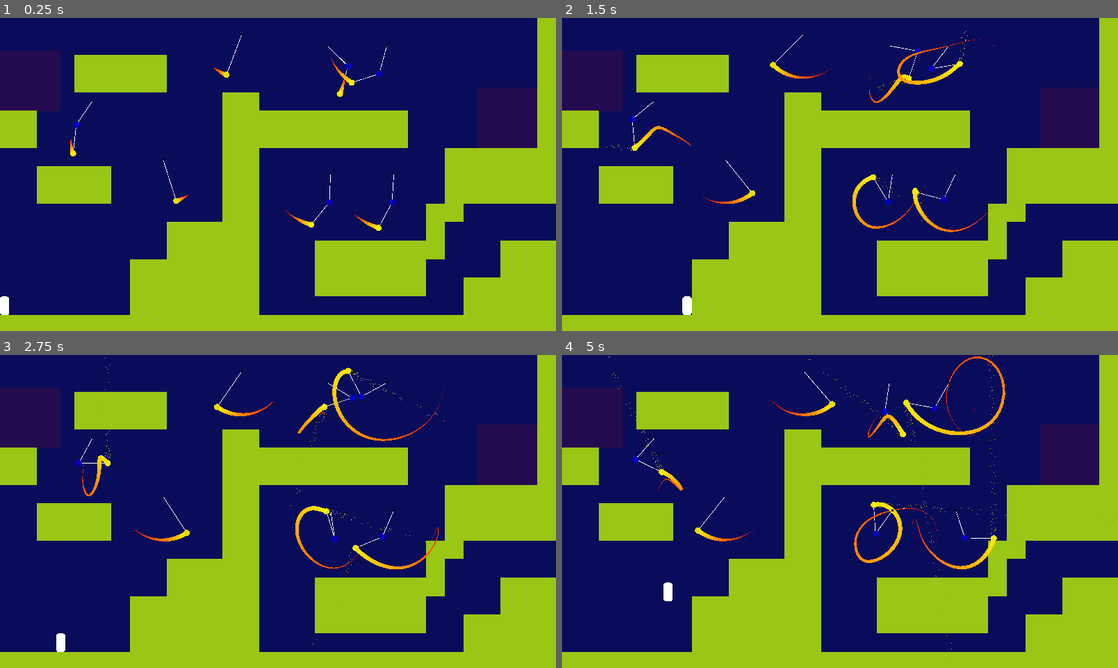
Above: before the commit, frames 1-4 (two rows, left to right).
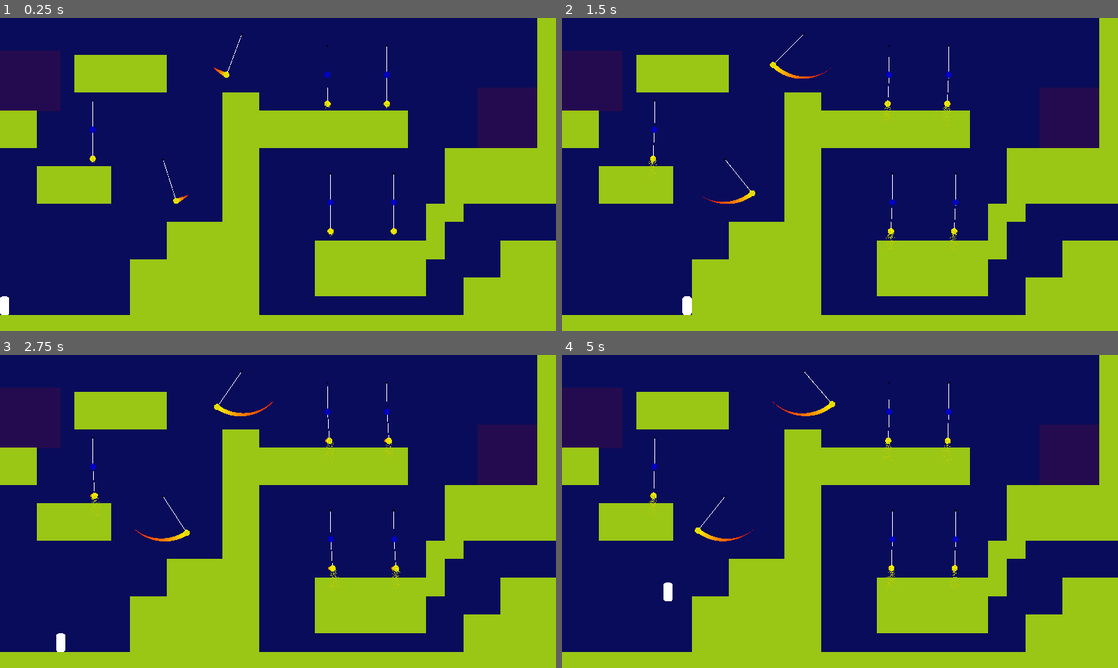
Above: after the commit, the same moments.

Repository: Eurydice86/Pendulum
Game: Godot game, scene res://scenes/ActualLevel2.tscn
Same seed, same stepped clock (60 frames per second), same inputs: the game is played once before the commit and once after it. This scene is started directly instead of the project's main scene. The engine's default icon, where the game draws it, is replaced by a stand-in: a white triangle on a blue panel in a dark square.
Inputs:
- Up to frame 1 (0.25 s): no input
- Up to frame 2 (1.5 s): hold D (move_right) from 0.53 s (still down); tap Space (jump) at 0.77 s
- Up to frame 3 (2.75 s): tap Space (jump) at 1.52 s; release D (move_right) at 2.03 s; hold A (move_left) from 2.03 s (still down)
- Up to frame 4 (5 s): tap Space (jump) at 3.02, 3.77, 4.52 s; release A (move_left) at 4.28 s; hold D (move_right) from 4.28 s (still down)

The runs differ from the first frame. In frame 1, 0.6% of the frame differs, in the area x 12-72%, y 9-70%; in frame 2, 1.3%; in frame 3, 1.4%; in frame 4, 1.7%, in the area x 8-100%, y 0-99%.

Commit message:
improved particles
improved particles, still shit

Diff:
--- a/scenes/Pendulum.tscn
+++ b/scenes/Pendulum.tscn
@@ -17,16 +17,20 @@
 
 [sub_resource type="ParticlesMaterial" id=4]
 emission_shape = 1
-emission_sphere_radius = 10.0
+emission_sphere_radius = 8.0
 flag_disable_z = true
-direction = Vector3( 0, 0, 0 )
+direction = Vector3( 0, 1, 0 )
 gravity = Vector3( 0, 98, 0 )
+initial_velocity = 23.08
 orbit_velocity = 0.0
 orbit_velocity_random = 0.0
 color = Color( 0.760784, 0.811765, 0.0235294, 1 )
 
 [node name="Pendulum" type="Node2D"]
+position = Vector2( 759.732, 425.853 )
 script = ExtResource( 1 )
+theta1 = 0.01
+theta2 = 0.01
 
 [node name="trail" type="Line2D" parent="."]
 width = 5.0
@@ -61,7 +65,7 @@
 
 [node name="Particles2D" type="Particles2D" parent="pivot/mass2"]
 amount = 512
-lifetime = 5.0
+randomness = 0.08
 process_material = SubResource( 4 )
 
 [connection signal="body_entered" from="pivot/mass2/Area2D" to="." method="_on_Area2D_body_entered"]
--- a/scripts/Pendulum.gd
+++ b/scripts/Pendulum.gd
@@ -38,8 +38,7 @@
 
 	$pivot/mass1.global_position = $pivot.global_position + l1 * Vector2(sin(theta1), cos(theta1))
 	$pivot/mass2.global_position = $pivot.global_position + $pivot/mass1.position + l2 * Vector2(sin(theta2), cos(theta2))
-	$pivot/mass2.rotation = theta2 + PI/2
-
+	$pivot/mass2.rotation = -theta2
 
 	update()
 
